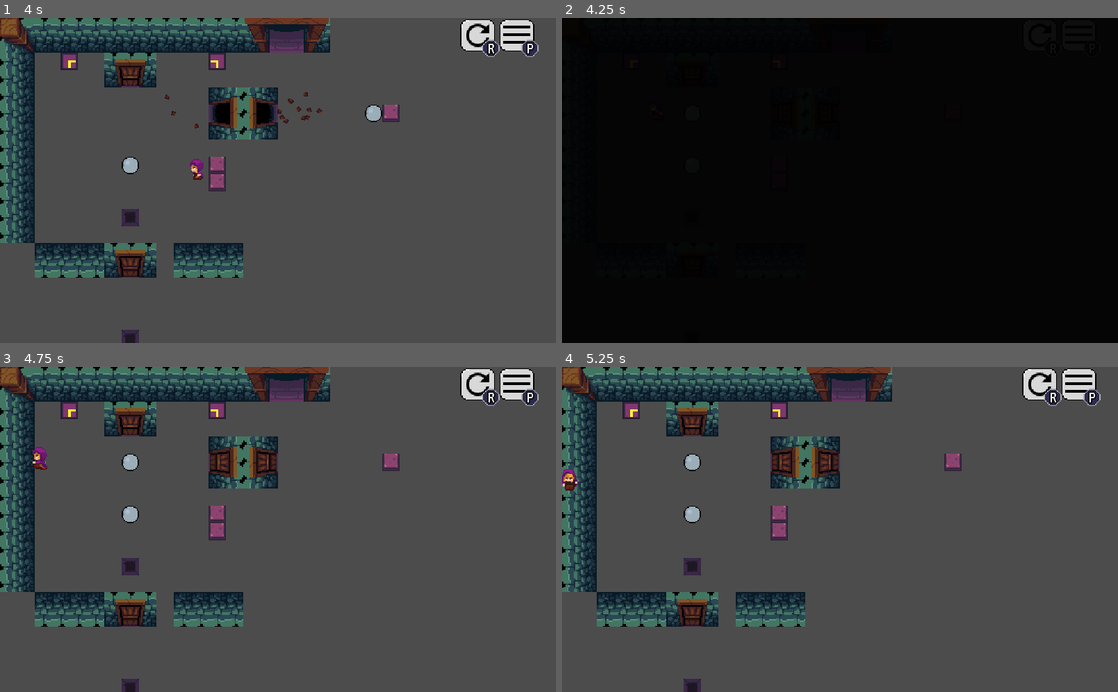
Above: before the commit, frames 1-4 (two rows, left to right).
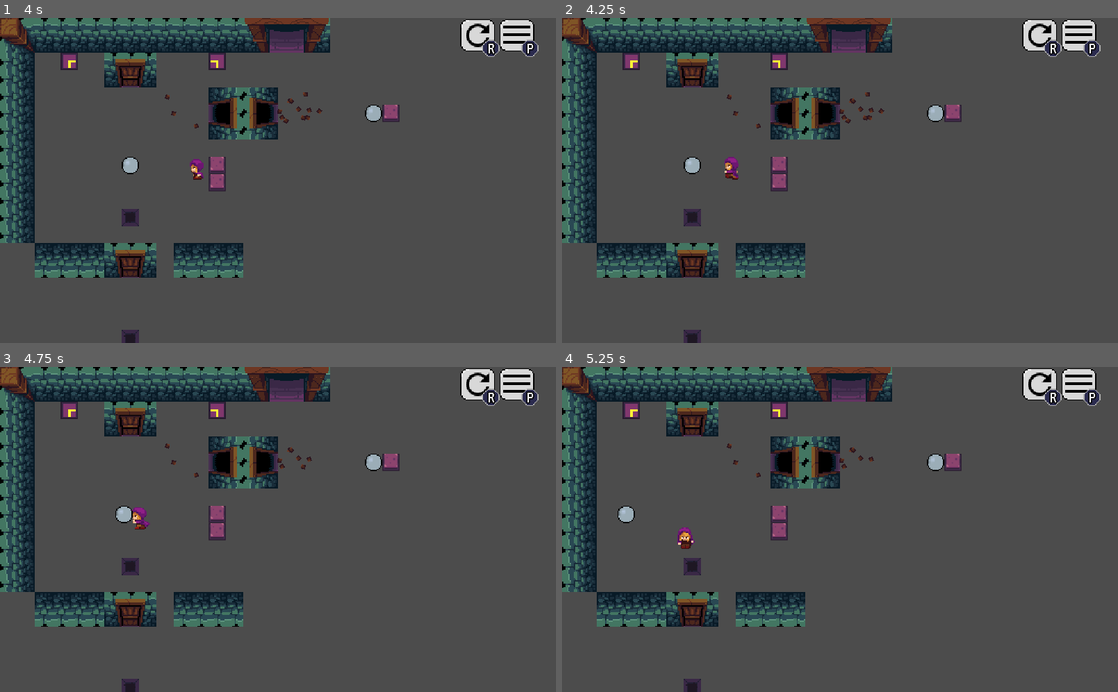
Above: after the commit, the same moments.

Repository: bc5g15/rock-push
Game: Godot game, scene res://Debug.tscn
Two runs of this game, one before a commit and one after it. Both use one fixed random seed, a clock stepped at 60 frames per second and the inputs below.
Inputs:
- Up to frame 1 (4 s): tap Enter (ui_accept) at 0.5, 0.77, 1.52, 3.02, 3.77 s; hold D (right) 0.53-1.28 s; hold S (down) 1.28-2.03 s; hold D (right) 2.03-2.78 s; hold W (up) 2.78-3.53 s; hold A (left) from 3.53 s (still down)
- Up to frame 2 (4.25 s): keep holding A (left); tap R (reset) at 4.15 s
- Up to frame 3 (4.75 s): keep holding A (left); tap Enter (ui_accept) at 4.52 s
- Up to frame 4 (5.25 s): release A (left) at 5.03 s; hold S (down) from 5.03 s (still down)

Frame 1 is identical in both runs. In frame 2, 99% of the frame differs, in the area x 0-100%, y 0-100%; in frame 3, 1.1%; in frame 4, 1.3%.
Error after the commit: Invalid call. Nonexistent function 'set_pause' in base 'Node (Global.gd)'. (res://Prefabs/scripts/OverlayMenu.gd:35)

Commit message:
Remove player scene reset
Reset is now handled by the UI

Diff:
--- a/Prefabs/scripts/PlayerMove.gd
+++ b/Prefabs/scripts/PlayerMove.gd
@@ -36,9 +36,6 @@
 		if Input.is_action_just_pressed("ui_accept"):
 			# Toggle collider
 			collider.disabled = !collider.disabled
-
-	if Input.is_action_pressed('reset'):
-		Global.reset_current_scene()
 
 func _physics_process(delta):
 	get_input()
